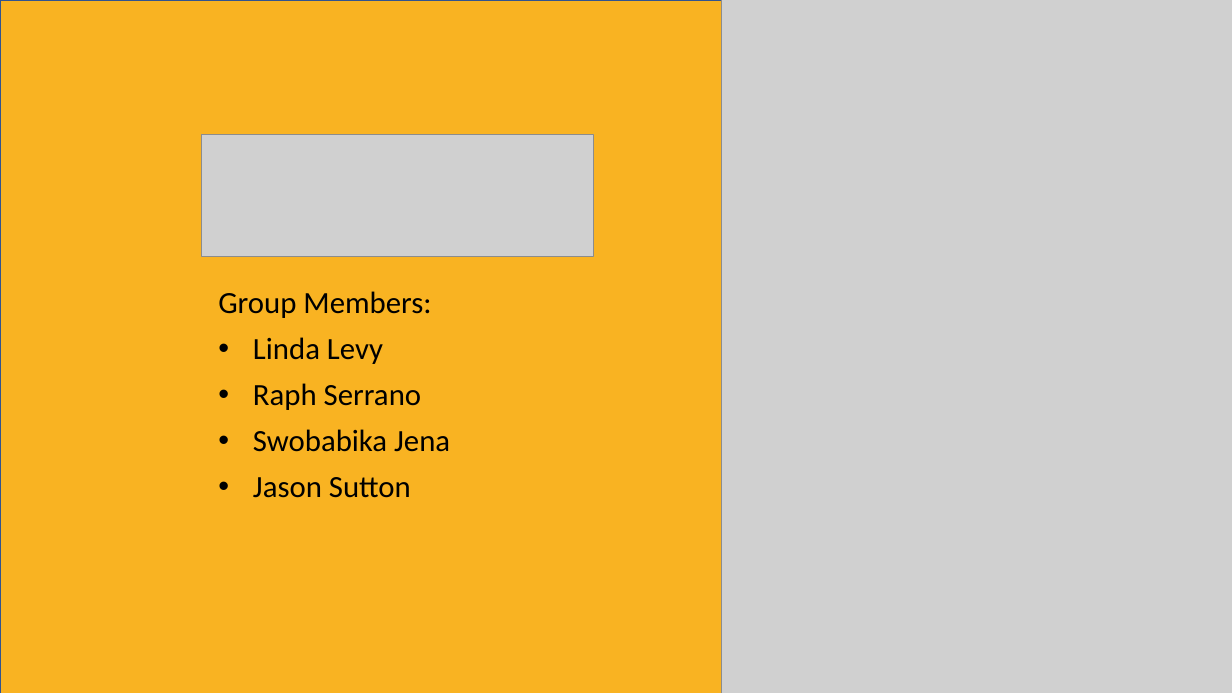
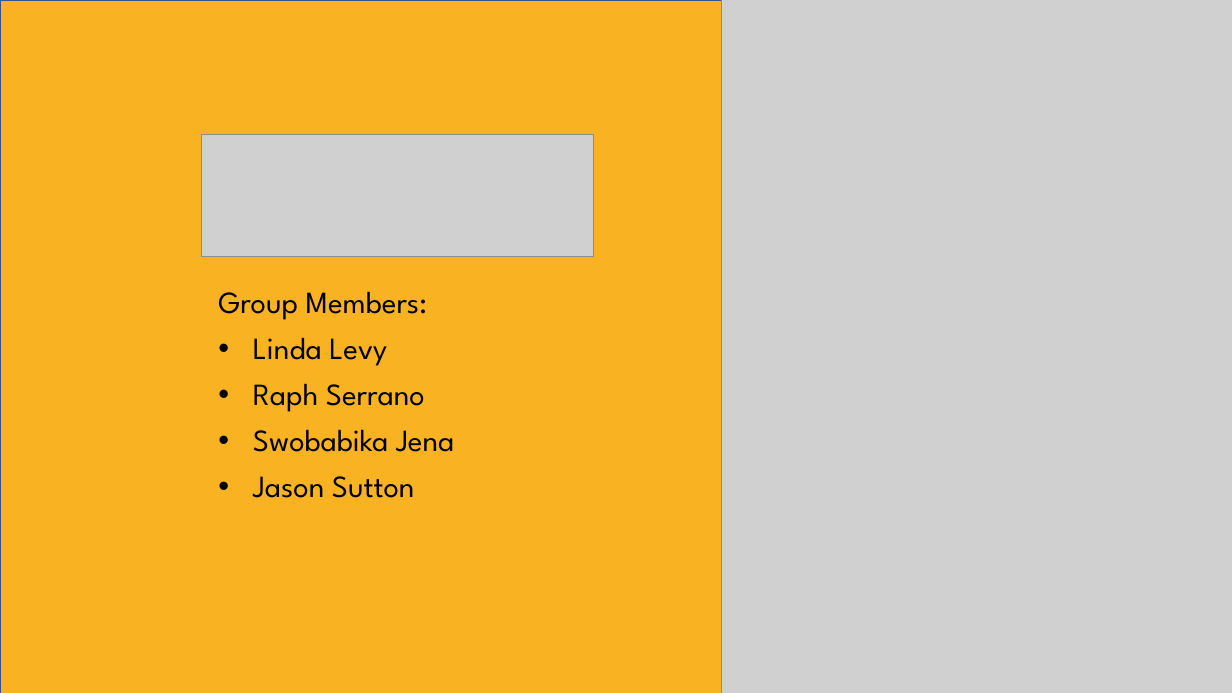
Before and after one commit to jMacProd/Project1, a slide deck: slide 1 of Presentation Slides/airbnbPresentationFinal.pptx. Drawn at 1232x693 pixels with LibreOffice and Linux fonts; fonts in the diff are those of the drawing; grey boxes stand for pictures. Boxes give left, top, right and bottom in pixels: in the first picture for what was removed or moved away, otherwise in the second. Text is boxed around its words. In the diff, an @@ line names an element or a change of style, - is before the commit and + after.

Commit message:
updating presentation files

```diff
--- a/Presentation Slides/airbnbPresentationFinal.pptx
+++ b/Presentation Slides/airbnbPresentationFinal.pptx
@@ text "Group Members:" at <box>218,291,454,498</box>: font Calibri to League Spartan @@
```
Also in this commit, not shown: 8 other slides changed, 17 slides added, 4 other files.
